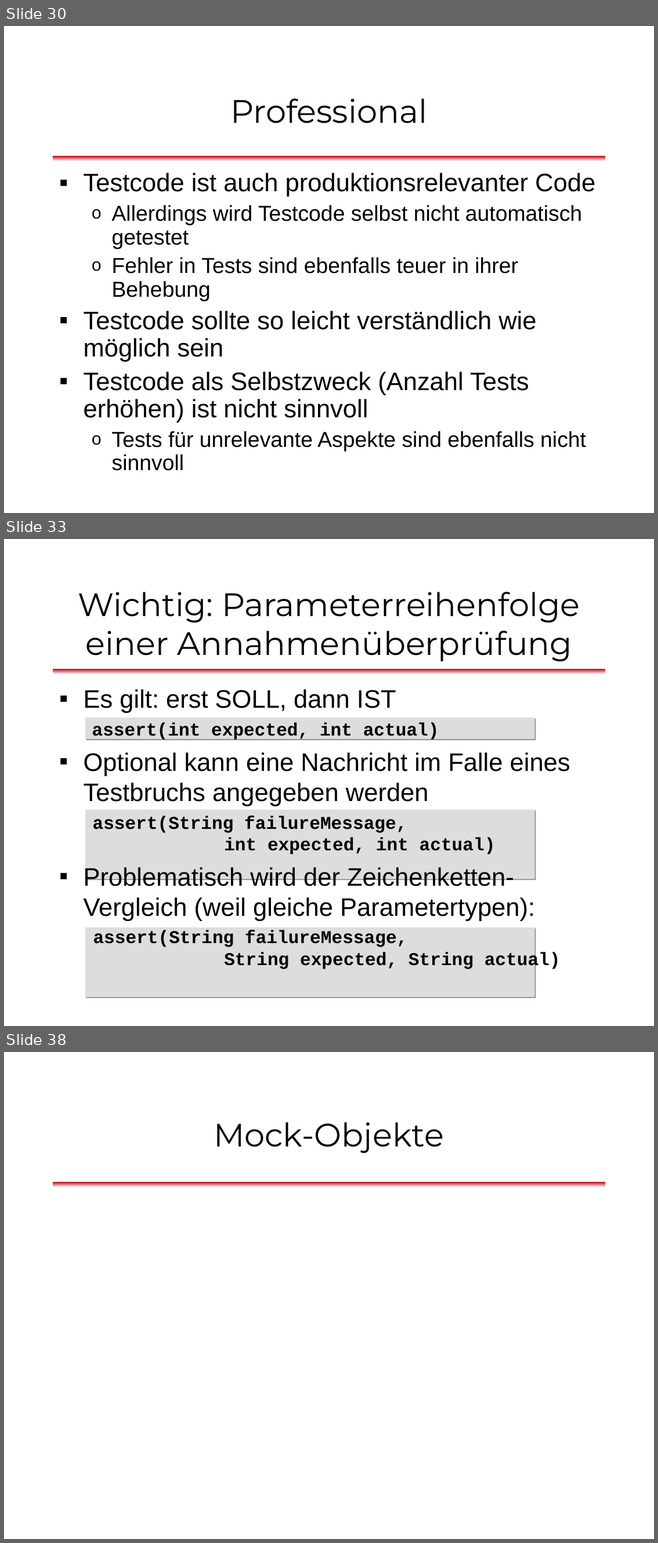
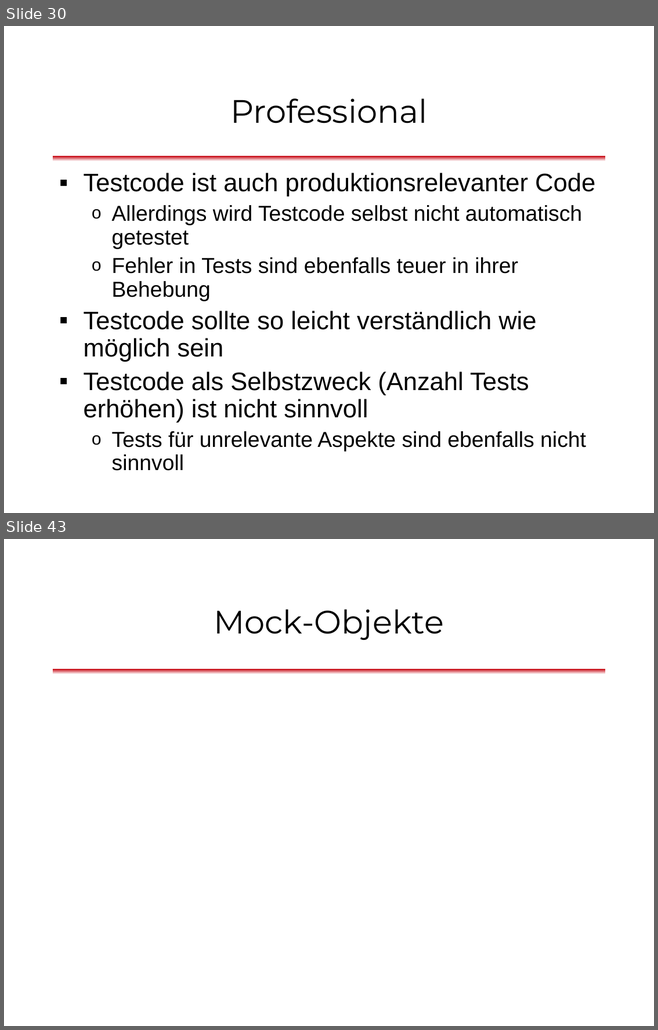
Before and after one commit to dlindner/vorlesung-se2-dhbw, a slide deck: added_2013/Unit Tests mit JUnit (2013).odp. Shown one above the other, each under a label of ours: slides 30, 33 and 38 before the commit, slides 30 and 43 after it; the slides between them are not shown. The pictures are 658x1543 and 658x1030 pixels, drawn with LibreOffice and Linux fonts; fonts in the diff are those of the drawing; background and template pictures are left out. Boxes give left, top, right and bottom in pixels: in the first picture for what was removed or moved away, otherwise in the second. Text is boxed around its words. In the diff, an @@ line names an element or a change of style, - is before the commit and + after.

```diff
--- a/added_2013/Unit Tests mit JUnit (2013).odp
+++ b/added_2013/Unit Tests mit JUnit (2013).odp
@@ slide 33 removed at bbox=[4, 539, 654, 1026], background #FFFFFF; not listed: 1 template element that a slide beside it also shows @@
@@ title removed at bbox=[78, 592, 579, 661] @@
-Wichtig: Parameterreihenfolge einer Annahmenüberprüfung
@@ text removed at bbox=[83, 689, 570, 970] @@
-▪ Es gilt: erst SOLL, dann IST
-assert(int expected, int actual)
-▪ Optional kann eine Nachricht im Falle eines Testbruchs angegeben werden
-assert(String failureMessage,
-int expected, int actual)
-▪ Problematisch wird der Zeichenketten-Vergleich (weil gleiche Parametertypen):
-assert(String failureMessage,
-String expected, String actual)
@@ rectangle removed at bbox=[85, 718, 535, 739] @@
@@ rectangle removed at bbox=[85, 810, 535, 879] @@
@@ rectangle removed at bbox=[85, 928, 535, 997] @@
@@ what was slide 38 is now slide 43 @@
```
Also in this commit, not shown: 5 slides changed, 8 slides added, 9 other slides removed.
